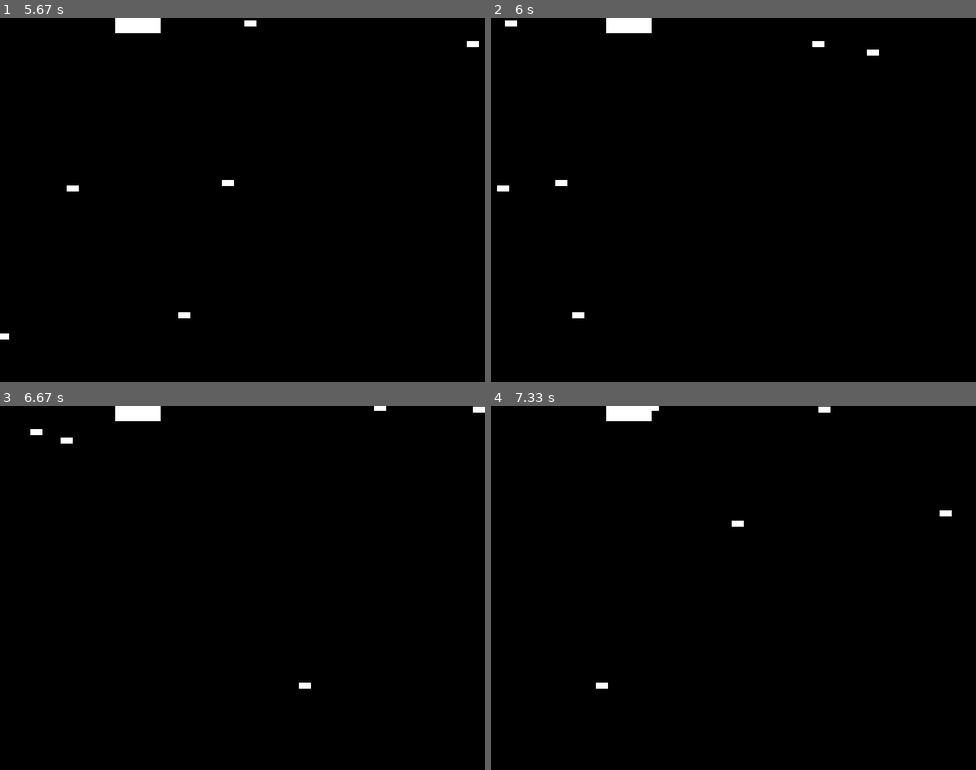
Above: before the commit, frames 1-4 (two rows, left to right).
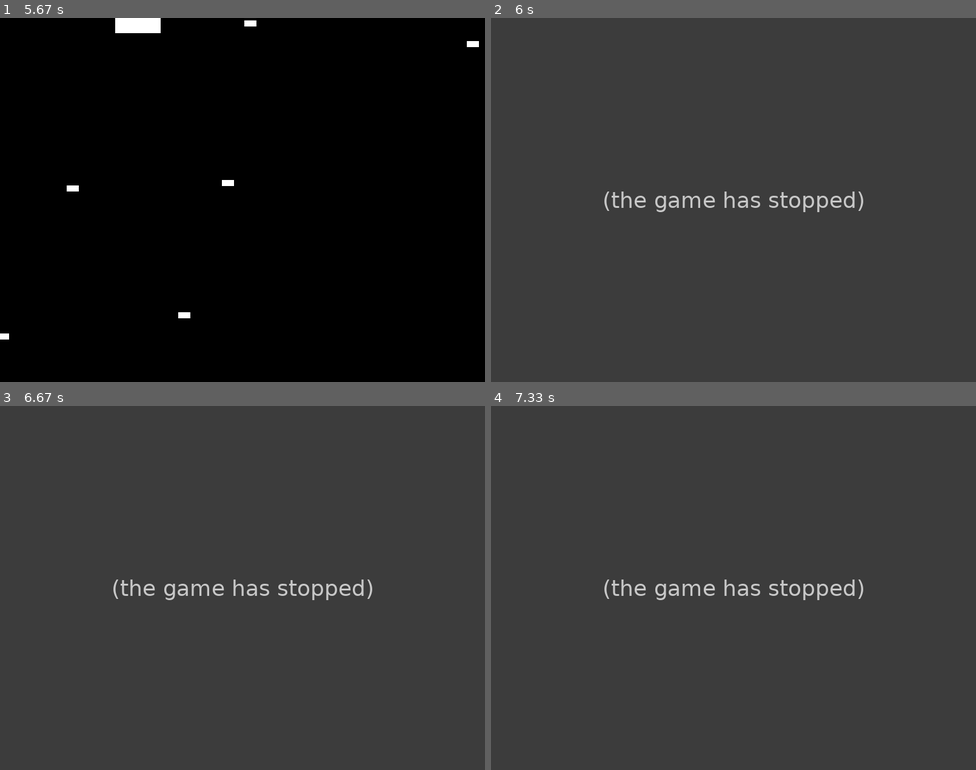
Above: after the commit, the same moments.

Repository: AkashR04/pygame_test
Game: pygame game, started from Sprites.py
Two runs of this game, one before a commit and one after it. Both use one fixed random seed, a clock stepped at 60 frames per second and the inputs below.
Inputs:
- Up to frame 1 (5.67 s): hold Right 0.33-0.8 s; hold Up 0.83-1.13 s; hold Right 1.17-1.63 s; hold Left 1.67-2.2 s; hold Down 2.23-2.53 s; hold Left 2.57-2.97 s; hold Up 3-3.37 s; hold Right 3.4-4.03 s; hold Left 4.47-4.93 s; hold Right 4.97-5.43 s; hold Up from 5.47 s (still down)
- Up to frame 2 (6 s): release Up at 5.77 s
- Up to frame 3 (6.67 s): no input
- Up to frame 4 (7.33 s): no input

Frame 1 is identical in both runs. In frame 2, 100% of the frame differs, in the area x 0-100%, y 0-100%; in frame 3, 100%; in frame 4, 100%.
After the commit the program exited at 5.8 s; later frames show no game.

Commit message:
Added collision detection and handling to player

Diff:
--- a/Sprites.py
+++ b/Sprites.py
@@ -142,6 +142,12 @@
 	for entity in all_sprites:
 		screen.blit(entity.surf, entity.rect)
 
+	#Collision detection for player
+	if pygame.sprite.spritecollideany(player, enemies):
+		#If collided
+		player.kill()
+		run = False
+
 
 	#Update the display
 	pygame.display.flip()
